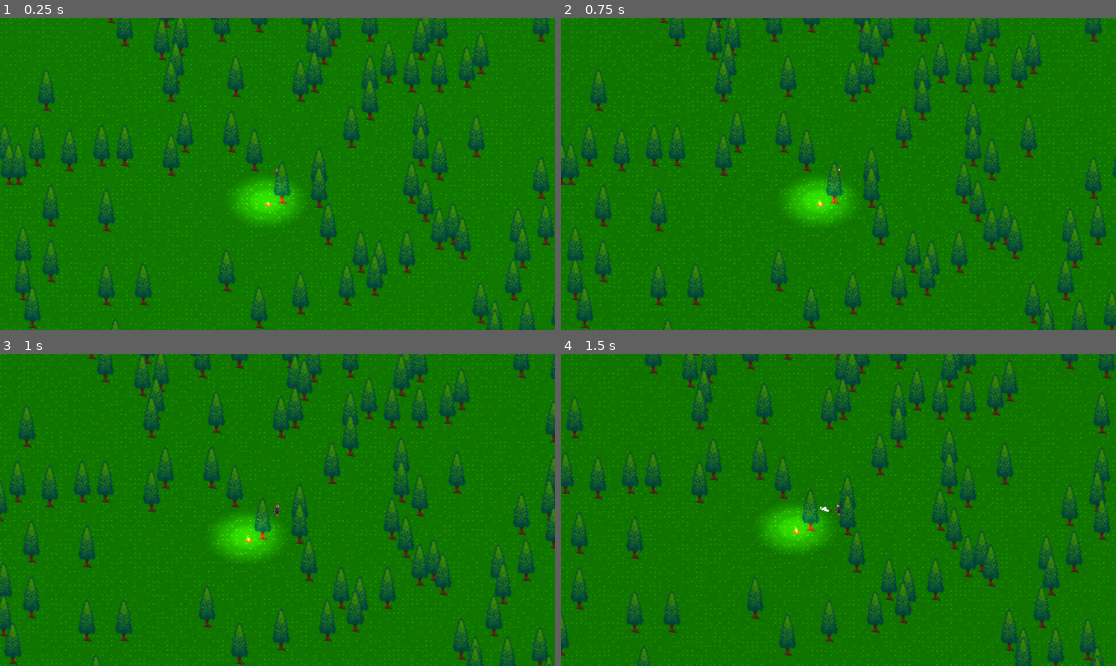
Above: before the commit, frames 1-4 (two rows, left to right).
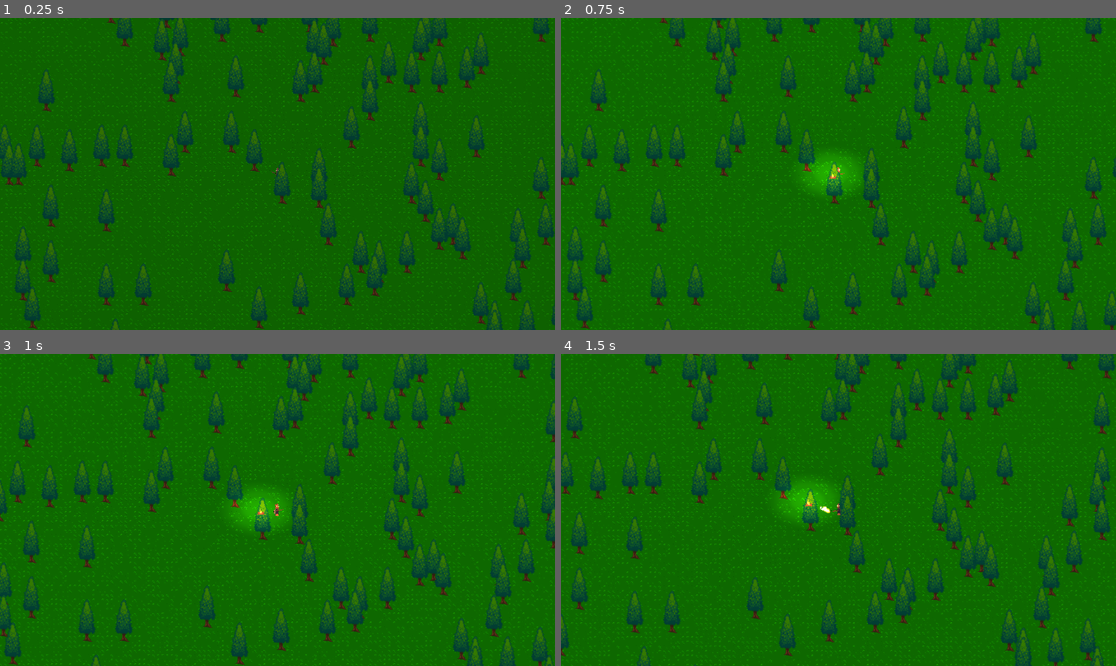
Above: after the commit, the same moments.

Repository: Mesiow/Amnesia
Game: Godot game, scene res://World/Scenes/World.tscn
The game is run twice, just before and just after one commit, with the same random seed, the same clock (stepped at 60 frames per second) and the same inputs. Sound files missing from this copy of the repository are replaced by a short silence.
Inputs (mouse positions are in pixels of both pictures, inside the frame that each line leads up to):
- Up to frame 1 (0.25 s): no input
- Up to frame 2 (0.75 s): tap Enter at 0.5 s; move the mouse to (960, 158) at 0.52 s; hold D (right) from 0.53 s (still down); tap F (use, bound only after the commit) at 0.6 s
- Up to frame 3 (1 s): keep holding D (right)
- Up to frame 4 (1.5 s): move the mouse to (727, 525) at 1.27 s; release D (right) at 1.28 s; hold S (down) from 1.28 s (still down); click (727, 525) at 1.35 s

The runs differ from the first frame. In frame 1, 9.8% of the frame differs, in the area x 0-100%, y 0-100%; in frame 2, 2.0%; in frame 3, 2.0%; in frame 4, 2.0%.

Commit message:
polishing day/night cycle

Diff:
--- a/Environment/Scenes/DayNightCycle.tscn
+++ b/Environment/Scenes/DayNightCycle.tscn
@@ -1,34 +1,36 @@
-[gd_scene load_steps=3 format=2]
+[gd_scene load_steps=4 format=2]
 
 [ext_resource path="res://Environment/Scripts/DayNightCycle.gd" type="Script" id=1]
+[ext_resource path="res://Environment/Sounds/Nature Ambiance-SoundBible.com-1444637890.ogg" type="AudioStream" id=2]
 
 [sub_resource type="Animation" id=1]
 resource_name = "NightTransition"
-length = 35.0
+length = 20.0
 tracks/0/type = "value"
-tracks/0/path = NodePath("ColorRect:color")
+tracks/0/path = NodePath(".:color")
 tracks/0/interp = 1
 tracks/0/loop_wrap = true
 tracks/0/imported = false
 tracks/0/enabled = true
 tracks/0/keys = {
-"times": PoolRealArray( 0, 3, 6, 9, 11, 14, 17, 20, 22, 24, 26, 28, 30, 31, 32, 33, 34 ),
-"transitions": PoolRealArray( 1, 1, 1, 1, 1, 1, 1, 1, 1, 1, 1, 1, 1, 1, 1, 1, 1 ),
+"times": PoolRealArray( 3, 5.1, 7.1, 9, 11, 13.1, 15, 17.1, 19 ),
+"transitions": PoolRealArray( 1, 1, 1, 1, 1, 1, 1, 1, 1 ),
 "update": 0,
-"values": [ Color( 0.0705882, 0.0705882, 0.0705882, 0 ), Color( 0.0705882, 0.0705882, 0.0705882, 0.0980392 ), Color( 0.0705882, 0.0705882, 0.0705882, 0.137255 ), Color( 0.0705882, 0.0705882, 0.0705882, 0.176471 ), Color( 0.0705882, 0.0705882, 0.0705882, 0.215686 ), Color( 0.0705882, 0.0705882, 0.0705882, 0.254902 ), Color( 0.0705882, 0.0705882, 0.0705882, 0.294118 ), Color( 0.0705882, 0.0705882, 0.0705882, 0.333333 ), Color( 0.0705882, 0.0705882, 0.0705882, 0.372549 ), Color( 0.0705882, 0.0705882, 0.0705882, 0.411765 ), Color( 0.0705882, 0.0705882, 0.0705882, 0.470588 ), Color( 0.0705882, 0.0705882, 0.0705882, 0.490196 ), Color( 0.0705882, 0.0705882, 0.0705882, 0.529412 ), Color( 0.0705882, 0.0705882, 0.0705882, 0.588235 ), Color( 0.0705882, 0.0705882, 0.0705882, 0.647059 ), Color( 0.0705882, 0.0705882, 0.0705882, 0.686275 ), Color( 0.0705882, 0.0705882, 0.0705882, 0.72549 ) ]
+"values": [ Color( 0.792969, 0.792969, 0.789871, 1 ), Color( 0.698039, 0.698039, 0.698039, 1 ), Color( 0.584314, 0.584314, 0.584314, 1 ), Color( 0.482353, 0.482353, 0.482353, 1 ), Color( 0.411765, 0.411765, 0.411765, 1 ), Color( 0.372549, 0.372549, 0.372549, 1 ), Color( 0.333333, 0.333333, 0.333333, 1 ), Color( 0.294118, 0.294118, 0.294118, 1 ), Color( 0.215686, 0.215686, 0.215686, 1 ) ]
 }
 
 [node name="DayNightCycle" type="Node2D"]
 script = ExtResource( 1 )
 
-[node name="CanvasLayer" type="CanvasLayer" parent="."]
-layer = 0
+[node name="CanvasModulate" type="CanvasModulate" parent="."]
+color = Color( 0.909804, 0.882353, 0.882353, 1 )
 
-[node name="ColorRect" type="ColorRect" parent="CanvasLayer"]
-margin_right = 1920.0
-margin_bottom = 1080.0
-color = Color( 0.785156, 0.779022, 0.779022, 0 )
+[node name="Cycle" type="AnimationPlayer" parent="CanvasModulate"]
+anims/NightTransition = SubResource( 1 )
 
-[node name="Cycle" type="AnimationPlayer" parent="CanvasLayer"]
-anims/NightTransition = SubResource( 1 )
-[connection signal="animation_finished" from="CanvasLayer/Cycle" to="." method="_on_Cycle_animation_finished"]
+[node name="DayTimeAmbience" type="AudioStreamPlayer" parent="."]
+stream = ExtResource( 2 )
+volume_db = -80.0
+
+[node name="NightTimeAmbience" type="AudioStreamPlayer" parent="."]
+[connection signal="animation_finished" from="CanvasModulate/Cycle" to="." method="_on_Cycle_animation_finished"]
--- a/Environment/Scenes/Firepit.tscn
+++ b/Environment/Scenes/Firepit.tscn
@@ -28,7 +28,7 @@
 scale = Vector2( 0.3, 0.2 )
 texture = ExtResource( 3 )
 color = Color( 0.941176, 0.392157, 0.0627451, 1 )
-energy = 1.5
+energy = 1.2
 shadow_enabled = true
 
 [editable path="torch"]
--- a/Environment/Scripts/DayNightCycle.gd
+++ b/Environment/Scripts/DayNightCycle.gd
@@ -3,34 +3,66 @@
 const dayMaxTime = 1000 #1 minute
 const nightMaxTime = 1000 #1 minute
 
-onready var cycle=$CanvasLayer/Cycle
-onready var firepitLight =get_parent().get_node("Firepit").get_node("Light")
+const dayTint=Color(232, 225, 225, 255)
+const nightTint=Color(42, 42, 42, 255)
+var currentTint = null
+
+onready var dayNoise=$DayTimeAmbience
+onready var cycle=$CanvasModulate/Cycle
+onready var canvas=$CanvasModulate
+#onready var firepitLight = get_parent().get_node("Firepit").get_node("Light")
 
 var night = true
 var day = false
 
 func _ready():
 	set_process(true)
-
-	cycle.play("NightTransition")
-	night = true
+	playDayAmbience()
+	yield(get_tree().create_timer(20.0), "timeout")
+	startNight()
 	pass
 
 func _process(delta):
-	if cycle.is_playing() and night:
-		firepitLight.energy += 0.0001
-	elif cycle.is_playing() and day:
-		firepitLight.energy -= 0.001
+	#if cycle.is_playing() and night:
+	#	firepitLight.energy += 0.0001
+	#elif cycle.is_playing() and day:
+	#	firepitLight.energy -= 0.001
 	pass
 
 func startDay():
 	cycle.play_backwards("NightTransition")
 	day = true
 	night = false
+	playDayAmbience()
+	pass
+
+func startNight():
+	cycle.play("NightTransition")
+	night = true
+	day = false
 	pass
 
 func _on_Cycle_animation_finished(anim_name):
-	if anim_name == "NightTransition":
-		yield(get_tree().create_timer(3), "timeout") #wait 1 minute till day
-		startDay()
+	if anim_name == "NightTransition" and night:
+		stopDayAmbience()
+		#yield(get_tree().create_timer(3), "timeout") #wait 1 minute till day
+		#startDay()
+	#elif anim_name == "NightTransition" and day:
+	#	yield(get_tree().create_timer(3), "timeout")
+	#	startNight()
 	pass
+
+func playDayAmbience():
+	dayNoise.play()
+	if dayNoise.playing:
+		for i in range(dayNoise.volume_db, -15): #raise volume slowly
+			dayNoise.volume_db+=1
+	pass
+
+func stopDayAmbience():
+	if dayNoise.playing:
+		for i in range(dayNoise.volume_db, -80):
+			dayNoise.volume_db -= 1
+
+	dayNoise.stop()
+	pass
--- a/Player/Scripts/Player.gd
+++ b/Player/Scripts/Player.gd
@@ -2,6 +2,8 @@
 
 var velocity=Vector2()
 var speed=150
+
+const Firepit=preload("res://Environment/Scenes/Firepit.tscn")
 
 onready var rifle=$Hands/Rifle
 onready var anim=$AnimatedSprite
@@ -26,6 +28,11 @@
 		if readyToShoot:
 			rifle.shoot()
 			readyToShoot = false
+
+	if Input.is_action_just_pressed("use"):
+		var pit=Firepit.instance()
+		pit.global_position = global_position
+		get_tree().get_root().get_node("/root/World").add_child(pit)
 
 	if Input.is_action_pressed("up"):
 		velocity.y = -speed
--- a/World/Scenes/World.tscn
+++ b/World/Scenes/World.tscn
@@ -1,10 +1,9 @@
-[gd_scene load_steps=6 format=2]
+[gd_scene load_steps=5 format=2]
 
 [ext_resource path="res://World/Scripts/World.gd" type="Script" id=1]
 [ext_resource path="res://Player/Scenes/Player.tscn" type="PackedScene" id=2]
 [ext_resource path="res://Environment/Scenes/GeneratedMap.tscn" type="PackedScene" id=3]
 [ext_resource path="res://Environment/Scenes/DayNightCycle.tscn" type="PackedScene" id=4]
-[ext_resource path="res://Environment/Scenes/Firepit.tscn" type="PackedScene" id=5]
 
 [node name="World" type="Node"]
 script = ExtResource( 1 )
@@ -16,6 +15,3 @@
 [node name="GeneratedMap" parent="." instance=ExtResource( 3 )]
 
 [node name="DayNightCycle" parent="." instance=ExtResource( 4 )]
-
-[node name="Firepit" parent="." instance=ExtResource( 5 )]
-position = Vector2( 512, 544 )
--- a/project.godot
+++ b/project.godot
@@ -57,6 +57,11 @@
 "events": [ Object(InputEventMouseButton,"resource_local_to_scene":false,"resource_name":"","device":0,"alt":false,"shi …(212 unchanged characters)…
  ]
 }
+use={
+"deadzone": 0.5,
+"events": [ Object(InputEventKey,"resource_local_to_scene":false,"resource_name":"","device":0,"alt":false,"shift":false,"control":false,"meta":false,"command":false,"pressed":false,"scancode":70,"unicode":0,"echo":false,"script":null)
+ ]
+}
 
 [rendering]
 
Not shown, added: Environment/Sounds/Nature Ambiance-SoundBible.com-1444637890.ogg.import
Not shown, removed: Environment/Sprites/Shrub_1.png.import
Not shown, added: Environment/Sounds/Nature Ambiance-SoundBible.com-1444637890.ogg
